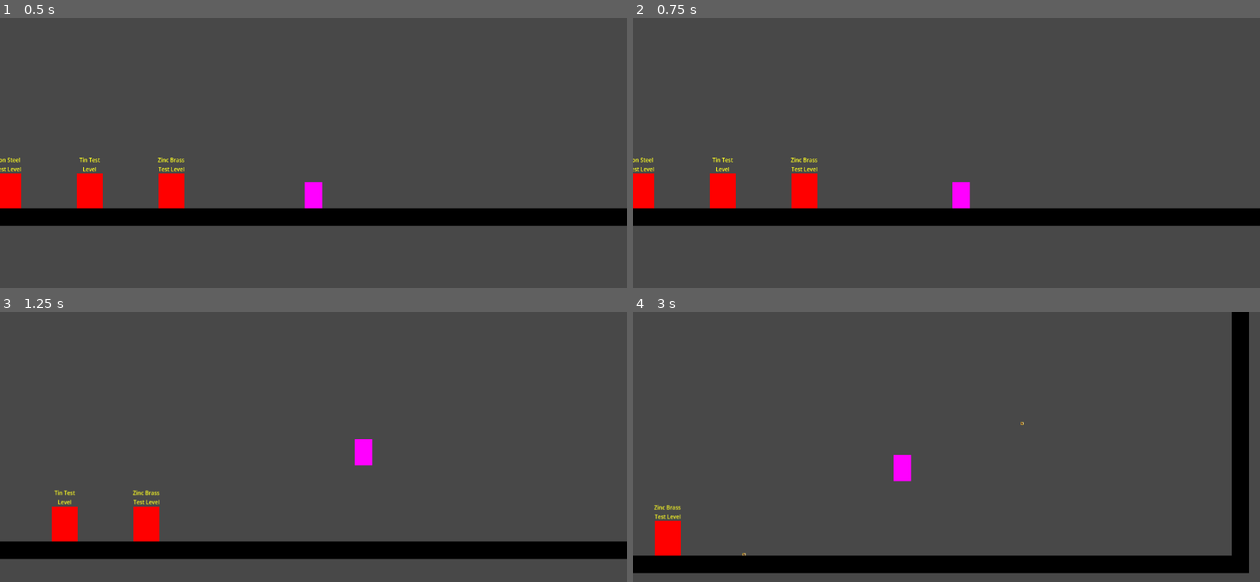
Above: before the commit, frames 1-4 (two rows, left to right).
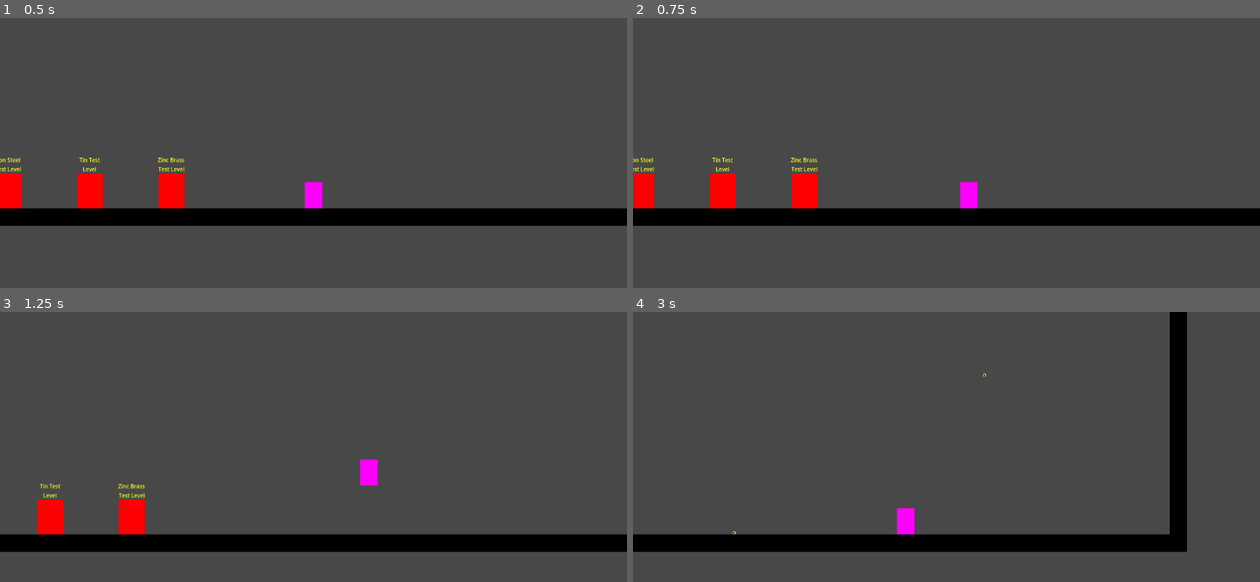
Above: after the commit, the same moments.

Repository: EdwardStanford7/MistbornGame
Game: Godot game, scene res://Levels/main.tscn
The game is run twice, just before and just after one commit, with the same random seed, the same clock (stepped at 60 frames per second) and the same inputs.
Inputs (mouse positions are in pixels of both pictures, inside the frame that each line leads up to):
- Up to frame 1 (0.5 s): no input
- Up to frame 2 (0.75 s): tap Enter (enter_loading_zone) at 0.5 s; move the mouse to (1084, 177) at 0.52 s; hold D (right) from 0.53 s (still down); hold Shift (iron) from 0.53 s (still down)
- Up to frame 3 (1.25 s): keep holding D (right); keep holding Shift (iron); tap Space (jump) at 0.77, 1.07 s; tap Ctrl (steel) at 0.8 s
- Up to frame 4 (3 s): move the mouse to (821, 506) at 1.27 s; release Shift (iron) at 1.28 s; tap Ctrl (steel) at 1.35 s; tap Space (jump) at 1.52, 1.82, 2.3, 2.85 s; click (821, 506) at 1.55 s; move the mouse to (1009, 411) at 2.02 s; release D (right) at 2.03 s; hold A (left) 2.03-2.78 s; click (1009, 411) at 2.1 s; move the mouse to (915, 557) at 2.77 s; hold D (right) from 2.78 s (still down)

Frame 1 is identical in both runs. In frame 2, 0.2% of the frame differs, in the area x 50-55%, y 60-71%; in frame 3, 7.8%; in frame 4, 18%, in the area x 0-99%, y 0-97%.

Commit message:
swapped out one bug for smaller bug I guess
I think coins move fine now but you can hang from a coin on the other side of a ceiling and move yourself along the ceiling

Diff:
--- a/Characters/player.tscn
+++ b/Characters/player.tscn
@@ -16,9 +16,9 @@
 script = ExtResource("1_7nm3l")
 friction = 0.075
 move_force = 2000
-jump_force = 28000
-pull_push_force = 175000
-mass = 65
+jump_force = 20000
+pull_push_force = 150000
+mass = 30
 throw_force = 400
 health = 100
 stun_time = 60
--- a/Scripts/coin.gd
+++ b/Scripts/coin.gd
@@ -29,7 +29,7 @@
 
 	var player_force = player_percentage * pull_strength * direction / distance_decay - (self_force - used_force)
 
-	self.apply_force(self_force)
+	self.apply_force(self_force / 10)
 	return player_force
 
 func push(player_position: Vector2, player_mass: float, push_strength: float) -> Vector2:
@@ -54,7 +54,7 @@
 
 	var player_force = player_percentage * push_strength * -direction / distance_decay - (self_force - used_force)
 
-	self.apply_force(self_force)
+	self.apply_force(self_force / 10)
 	return player_force
 
 func on_body_entered(other):
--- a/Scripts/main.gd
+++ b/Scripts/main.gd
@@ -4,7 +4,7 @@
 func _ready():
 	$Player.steel_unlocked = true
 	$Player.tin_unlocked = true
-	$Player.pewter_unlocked = true
+	$Player.pewter_unlocked = false
 	$Player.zinc_unlocked = true
 	$Player.brass_unlocked = true
 	$Player.copper_unlocked = true
